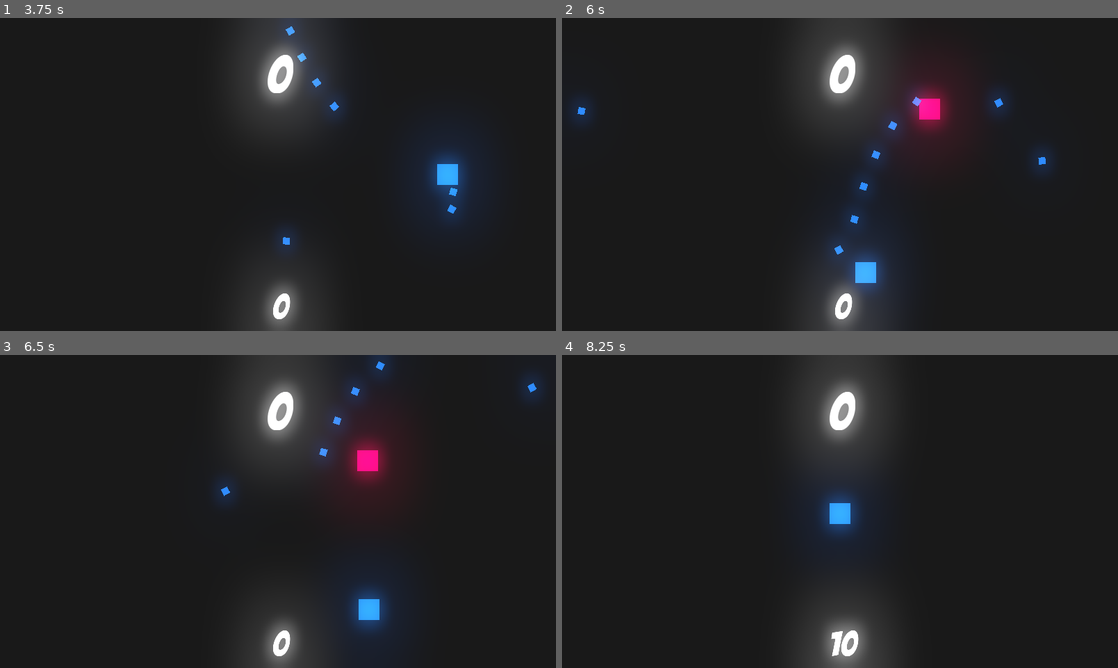
Above: before the commit, frames 1-4 (two rows, left to right).
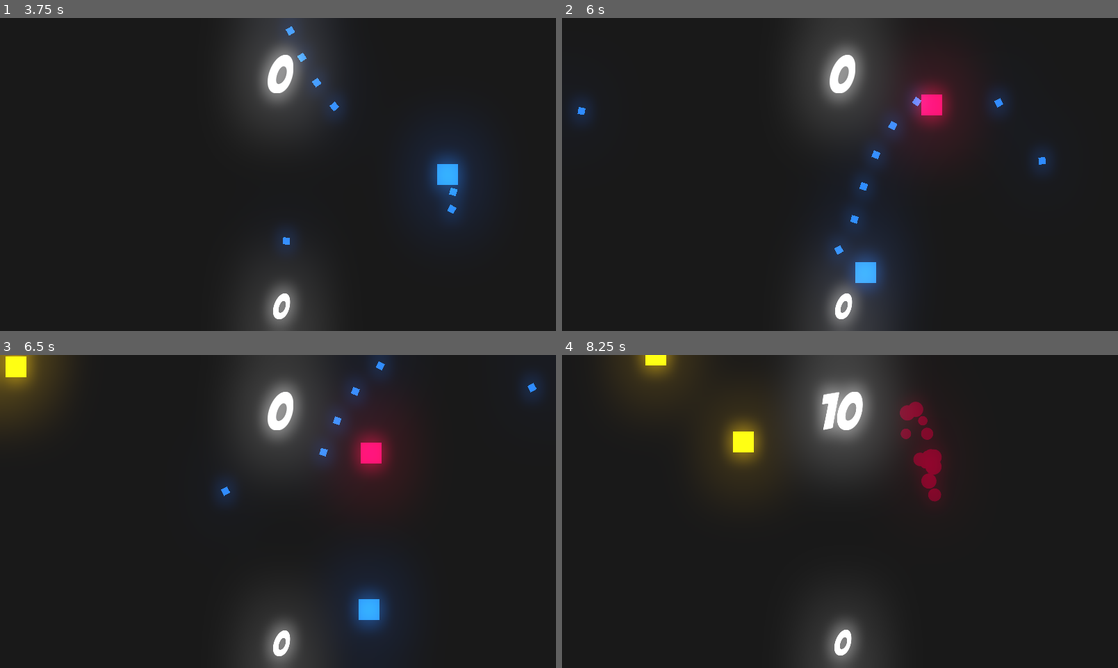
Above: after the commit, the same moments.

Repository: BrantLauro/wave-shooter
Game: Godot game, scene res://scenes/arena.tscn
Two runs of this game, one before a commit and one after it. Both use one fixed random seed, a clock stepped at 60 frames per second and the inputs below.
Inputs (mouse positions are in pixels of both pictures, inside the frame that each line leads up to):
- Up to frame 1 (3.75 s): tap Enter at 0.5 s; move the mouse to (400, 158) at 0.52 s; press the mouse at (400, 158) at 0.53 s; hold D (right) 0.53-1.28 s; move the mouse to (166, 190) at 1.27 s; release the mouse at (166, 190) at 1.28 s; hold S (down) 1.28-2.03 s; click (166, 190) at 1.35 s; move the mouse to (333, 105) at 2.02 s; press the mouse at (333, 105) at 2.03 s; hold D (right) 2.03-2.78 s; move the mouse to (250, 237) at 2.77 s; release the mouse at (250, 237) at 2.78 s; hold W (up) 2.78-3.53 s; click (250, 237) at 2.85 s; move the mouse to (444, 221) at 3.52 s; press the mouse at (444, 221) at 3.53 s; hold A (left) from 3.53 s (still down)
- Up to frame 2 (6 s): move the mouse to (673, 127) at 4.27 s; release the mouse at (673, 127) at 4.28 s; click (673, 127) at 4.35 s; move the mouse to (867, 174) at 5.02 s; release A (left) at 5.03 s; press the mouse at (867, 174) at 5.03 s; hold S (down) 5.03-5.78 s; move the mouse to (756, 96) at 5.77 s; release the mouse at (756, 96) at 5.78 s; hold D (right) from 5.78 s (still down); click (756, 96) at 5.85 s
- Up to frame 3 (6.5 s): keep holding D (right)
- Up to frame 4 (8.25 s): move the mouse to (962, 495) at 6.52 s; release D (right) at 6.53 s; press the mouse at (962, 495) at 6.53 s; hold W (up) 6.53-7.28 s; move the mouse to (728, 527) at 7.27 s; release the mouse at (728, 527) at 7.28 s; hold D (right) 7.28-8.03 s; click (728, 527) at 7.35 s; move the mouse to (895, 442) at 8.02 s; press the mouse at (895, 442) at 8.03 s; hold S (down) from 8.03 s (still down)

Frame 1 is identical in both runs. In frame 2, 0.2% of the frame differs, in the area x 64-69%, y 24-33%; in frame 3, 2.5%; in frame 4, 7.6%, in the area x 10-69%, y 0-98%.

Commit message:
new enemy added

Diff:
--- a/scenes/arena.tscn
+++ b/scenes/arena.tscn
@@ -6,6 +6,8 @@
 [ext_resource path="res://scripts/points.gd" type="Script" id=4]
 [ext_resource path="res://scripts/camera2D.gd" type="Script" id=5]
 [ext_resource path="res://scripts/high_score.gd" type="Script" id=6]
+[ext_resource path="res://scenes/enemy_1.tscn" type="PackedScene" id=7]
+[ext_resource path="res://scenes/enemy_2.tscn" type="PackedScene" id=8]
 
 [sub_resource type="Environment" id=1]
 background_mode = 4
@@ -25,6 +27,7 @@
 
 [node name="Arena" type="Node2D"]
 script = ExtResource( 2 )
+enemies = [ ExtResource( 7 ), ExtResource( 8 ) ]
 
 [node name="Player" parent="." instance=ExtResource( 1 )]
 position = Vector2( 320, 180 )
--- a/scenes/blood_particle.tscn
+++ b/scenes/blood_particle.tscn
@@ -15,7 +15,6 @@
 initial_velocity_random = 1.0
 scale_amount = 0.05
 scale_amount_random = 0.12
-color = Color( 0.34902, 0.0196078, 0.258824, 1 )
 script = ExtResource( 2 )
 
 [node name="Timer" type="Timer" parent="."]
--- a/scenes/enemy.tscn
+++ b/scenes/enemy.tscn
@@ -6,8 +6,8 @@
 [sub_resource type="RectangleShape2D" id=1]
 extents = Vector2( 8, 8 )
 
-[node name="Enemy" type="Sprite"]
-modulate = Color( 0.952941, 0.0235294, 0.372549, 1 )
+[node name="BaseEnemy" type="Sprite"]
+modulate = Color( 0.941176, 0.0392157, 0.313726, 1 )
 scale = Vector2( 1.5, 1.5 )
 texture = ExtResource( 1 )
 script = ExtResource( 2 )
--- /dev/null
+++ b/scenes/enemy_1.tscn
@@ -0,0 +1,5 @@
+[gd_scene load_steps=2 format=2]
+
+[ext_resource path="res://scenes/enemy.tscn" type="PackedScene" id=1]
+
+[node name="Enemy1" instance=ExtResource( 1 )]
--- /dev/null
+++ b/scenes/enemy_2.tscn
@@ -0,0 +1,9 @@
+[gd_scene load_steps=2 format=2]
+
+[ext_resource path="res://scenes/enemy.tscn" type="PackedScene" id=1]
+
+[node name="Enemy2" instance=ExtResource( 1 )]
+modulate = Color( 0.941176, 0.756863, 0.0392157, 1 )
+speed = 120
+knockback = 1200
+hp = 1
--- a/scripts/arena.gd
+++ b/scripts/arena.gd
@@ -1,6 +1,6 @@
 extends Node2D
 
-var enemy_1 = preload("res://scenes/enemy.tscn")
+export(Array, PackedScene) var enemies
 
 func _ready():
 	Global.child_node_creation = self
@@ -9,14 +9,13 @@
 func _exit_tree():
 	Global.child_node_creation = null
 
-
 func _on_TimerEnemySpawn_timeout():
 	var enemy_position = Vector2(rand_range(-160, 670), rand_range(-90, 390))
 	while enemy_position.x < 640 and enemy_position.x > -80 and enemy_position.y < 360 and enemy_position.y > -45:
 		enemy_position = Vector2(rand_range(-160, 670), rand_range(-90, 390))
-	Global.instance_node(enemy_1, enemy_position, self)
-
+	var enemy_amount = round(rand_range(0, enemies.size() - 1))
+	Global.instance_node(enemies[enemy_amount], enemy_position, self)
 
 func _on_DifficultyTimer_timeout():
 	if $TimerEnemySpawn.wait_time > 0.50:
-		$TimerEnemySpawn.wait_time -= 0.10
+		$TimerEnemySpawn.wait_time -= 0.25
--- a/scripts/camera2D.gd
+++ b/scripts/camera2D.gd
@@ -16,7 +16,7 @@
 		rand_range(-camera_shake_intensity, camera_shake_intensity)) * delta
 
 func shake_screen(intensity, time):
-	zoom = Vector2(1,1) - Vector2(intensity * 0.02, intensity * 0.02)
+	zoom = Vector2(1,1) - Vector2(intensity * -0.002, intensity * -0.002)
 	camera_shake_intensity = intensity
 	$TimerCamera.wait_time = time
 	$TimerCamera.start()
--- /dev/null
+++ b/scripts/enemy-base.gd
@@ -0,0 +1,40 @@
+extends Sprite
+
+export(int) var speed = 75
+export(int) var knockback = 600
+export(int) var hp = 3
+onready var actual_color = modulate
+var mov = Vector2.ZERO
+var dizzy = false
+var blood_particle = preload("res://scenes/blood_particle.tscn")
+
+func _process(delta: float):
+	if hp <= 0 and Global.child_node_creation != null:
+		Global.points += 10
+		if Global.camera != null:
+			Global.camera.shake_screen(50, 0.1)
+		var blood_particle_instance = Global.instance_node(blood_particle, global_position, Global.child_node_creation)
+		blood_particle_instance.rotation = mov.angle()
+		blood_particle_instance.modulate = Color.from_hsv(actual_color.h, 1, 0.35)
+		queue_free()
+
+func enemy_base_mov(delta):
+	if Global.player != null and dizzy == false:
+		mov = global_position.direction_to(Global.player.global_position)
+		global_position += mov * speed * delta
+	elif dizzy:
+		mov = lerp(mov, Vector2.ZERO, 0.3)
+		global_position += mov * delta
+
+func _on_HitBox_area_entered(area: Area2D):
+	if area.is_in_group("damage") and dizzy == false:
+		modulate = Color.white
+		area.get_parent().queue_free()
+		mov = -mov * knockback
+		dizzy = true
+		hp -= 1
+		$BreathTimer.start()
+
+func _on_BreathTimer_timeout():
+	modulate = actual_color
+	dizzy = false
--- a/scripts/enemy.gd
+++ b/scripts/enemy.gd
@@ -1,35 +1,4 @@
-extends Sprite
-
-var speed = 75
-var mov = Vector2.ZERO
-var dizzy = false
-var knockback = 6
-var hp = 3
-var blood_particle = preload("res://scenes/blood_particle.tscn")
+extends "res://scripts/enemy-base.gd"
 
 func _process(delta: float):
-	if Global.player != null and dizzy == false:
-		mov = global_position.direction_to(Global.player.global_position)
-	elif dizzy:
-		mov = lerp(mov, Vector2.ZERO, 0.3)
-	global_position += mov * speed * delta
-	if hp <= 0 and Global.child_node_creation != null:
-		Global.points += 10
-		if Global.camera != null:
-			Global.camera.shake_screen(50, 0.1)
-		var blood_particle_instance = Global.instance_node(blood_particle, global_position, Global.child_node_creation)
-		blood_particle_instance.rotation = mov.angle()
-		queue_free()
-
-func _on_HitBox_area_entered(area: Area2D):
-	if area.is_in_group("damage") and dizzy == false:
-		modulate = Color.white
-		area.get_parent().queue_free()
-		mov = -mov * knockback
-		dizzy = true
-		hp -= 1
-		$BreathTimer.start()
-
-func _on_BreathTimer_timeout():
-	modulate = Color("f3065f")
-	dizzy = false
+	enemy_base_mov(delta)
Not shown: 1 places in scenes/arena.tscn that only renumber resources
